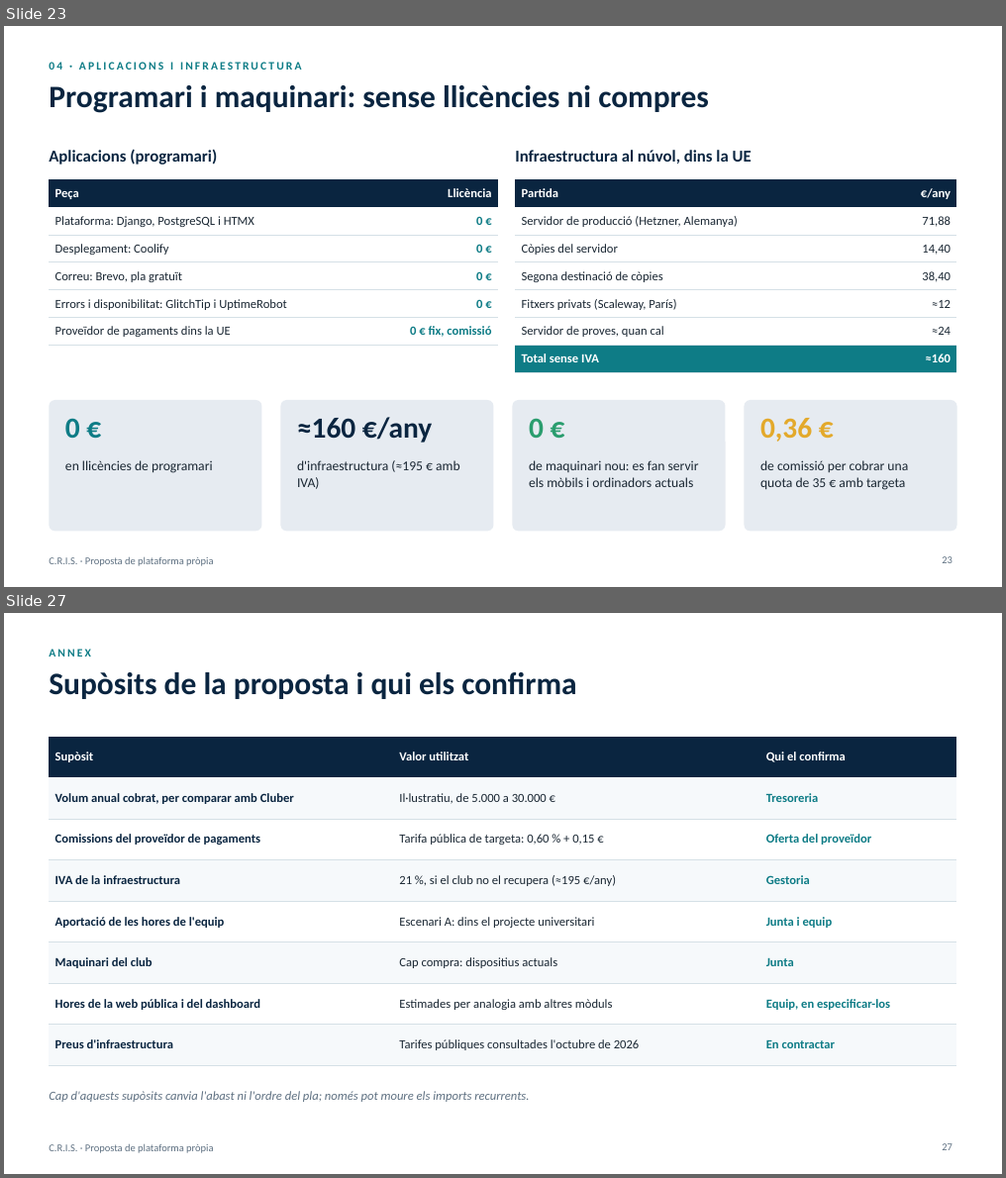
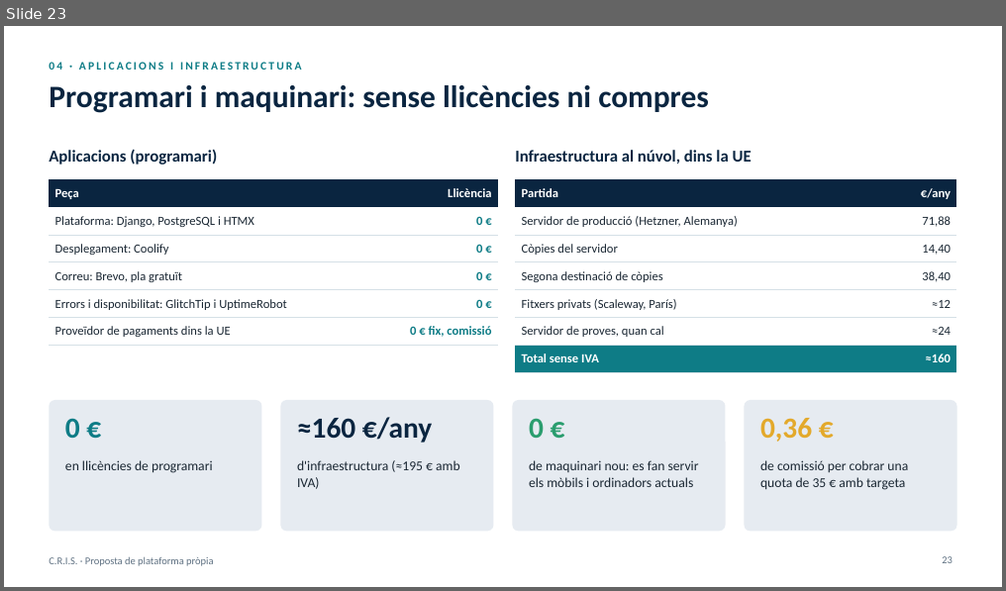
Before and after one commit to gerardtristan/Centre-de-Recuperacio-i-d-Investigacions-Submarines-App-Web, a slide deck: docs/entregues/Proposta-CRIS-plataforma.pptx. Shown one above the other, each under a label of ours: slides 23 and 27 before the commit, slide 23 after it; the slides between them are not shown. The pictures are 1006x1178 and 1006x591 pixels, drawn with LibreOffice and Linux fonts; fonts in the diff are those of the drawing; background and template pictures are left out. Boxes give left, top, right and bottom in pixels: in the first picture for what was removed or moved away, otherwise in the second. Text is boxed around its words. In the diff, an @@ line names an element or a change of style, - is before the commit and + after.

```diff
--- a/docs/entregues/Proposta-CRIS-plataforma.pptx
+++ b/docs/entregues/Proposta-CRIS-plataforma.pptx
@@ slide 27 removed at bbox=[4, 613, 1002, 1174], background #FFFFFF; not listed: 1 template element that a slide beside it also shows @@
@@ text removed at bbox=[49, 649, 91, 657] @@
-ANNEX
@@ title removed at bbox=[49, 672, 576, 699] @@
-Supòsits de la proposta i qui els confirma
@@ table removed at bbox=[49, 737, 957, 1055], 8 rows, 3 columns @@
-Supòsit | Valor utilitzat | Qui el confirma
-Volum anual cobrat, per comparar amb Cluber | Il·lustratiu, de 5.000 a 30.000 € | Tresoreria
-Comissions del proveïdor de pagaments | Tarifa pública de targeta: 0,60 % + 0,15 € | Oferta del proveïdor
-IVA de la infraestructura | 21 %, si el club no el recupera (≈195 €/any) | Gestoria
-Aportació de les hores de l'equip | Escenari A: dins el projecte universitari | Junta i equip
-Maquinari del club | Cap compra: dispositius actuals | Junta
-Hores de la web pública i del dashboard | Estimades per analogia amb altres mòduls | Equip, en especificar-los
-Preus d'infraestructura | Tarifes públiques consultades l'octubre de 2026 | En contractar
@@ text removed at bbox=[49, 1091, 529, 1102] @@
-Cap d'aquests supòsits canvia l'abast ni l'ordre del pla; només pot moure els imports recurrents.
@@ page number removed at bbox=[942, 1144, 952, 1151] @@
-27
```
Also in this commit, not shown: 7 slides changed, 1 slide added, 1 other slide removed, 1 other file.
